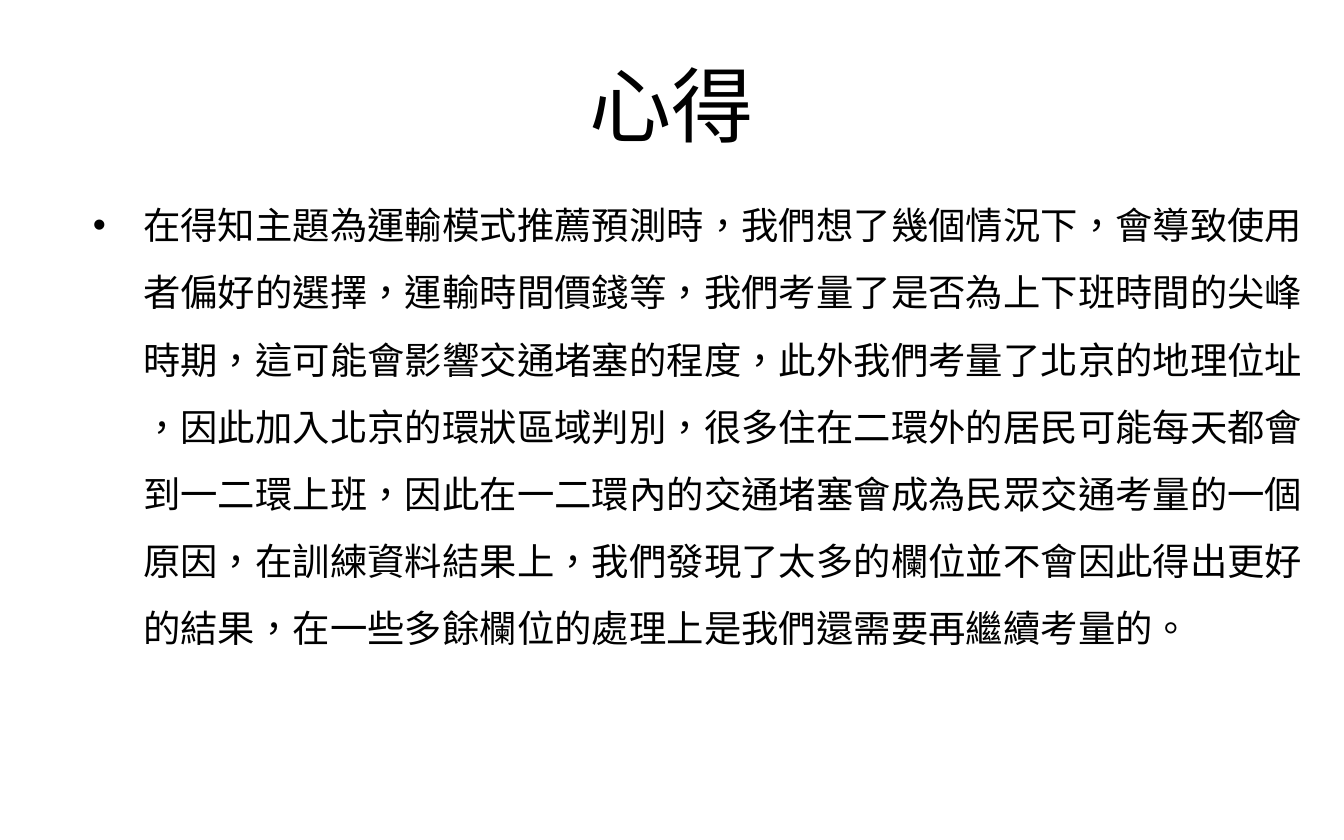
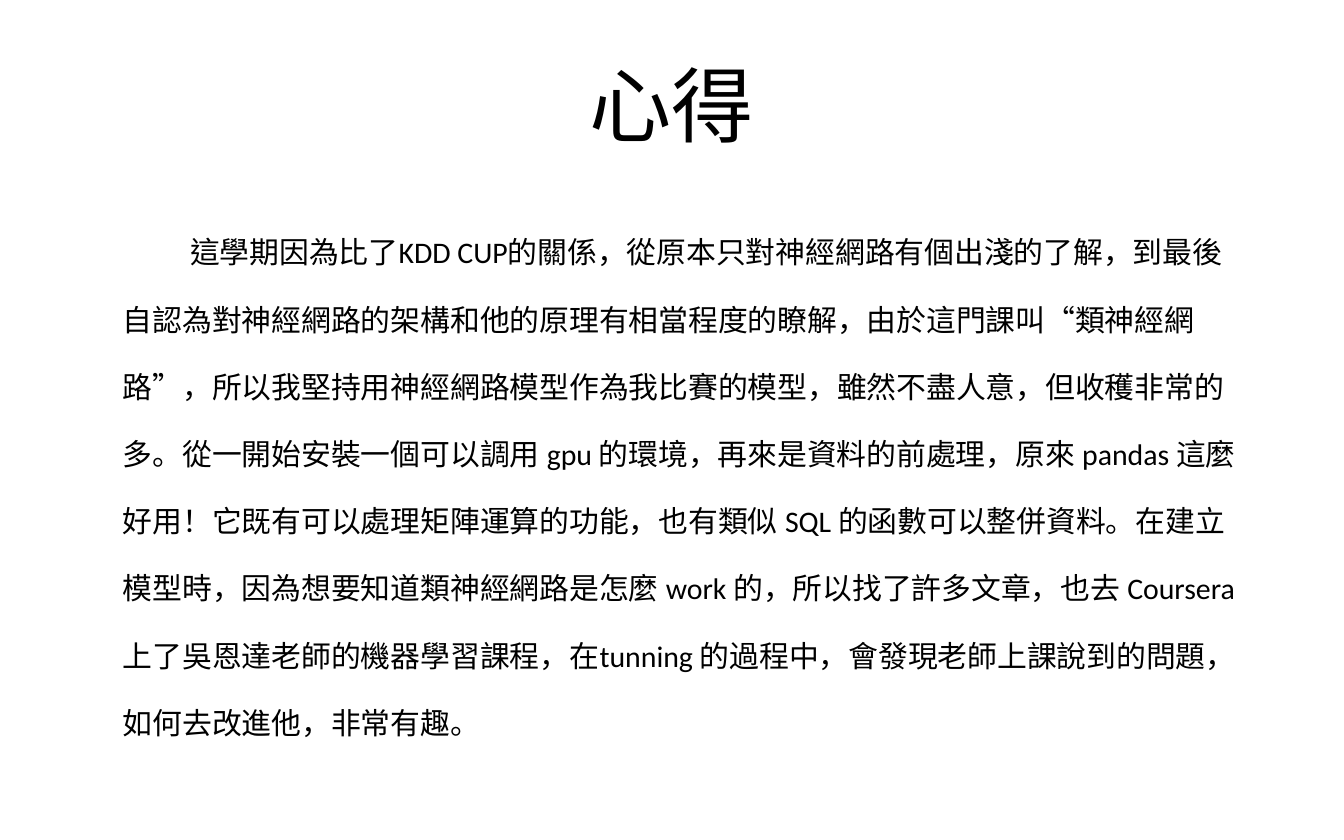
Before and after one commit to ntust-csie-islab/108-NN-homework2, a slide deck: slide 12 of M10715054/final-project-neuralnetwork.pptx. Drawn at 1344x840 pixels with LibreOffice and Linux fonts; fonts in the diff are those of the drawing; background and template pictures are left out. Boxes give left, top, right and bottom in pixels: in the first picture for what was removed or moved away, otherwise in the second. Text is boxed around its words. In the diff, an @@ line names an element or a change of style, - is before the commit and + after.

```diff
--- a/M10715054/final-project-neuralnetwork.pptx
+++ b/M10715054/final-project-neuralnetwork.pptx
@@ text removed at (143,207,1302,645) @@
-• 在得知主題為運輸模式推薦預測時，我們想了幾個情況下，會導致使用者偏好的選擇，運輸時間價錢等，我們考量了是否為上下班時間的尖峰時期，這可能會影響交通堵塞的程度，此外我們考量了北京的地理位址 ，因此加入北京的環狀區域判別，很多住在二環外的居民可能每天都會到一二環上班，因此在一二環內的交通堵塞會成為民眾交通考量的一個原因，在訓練資料結果上，我們發現了太多的欄位並不會因此得出更好的結果，在一些多餘欄位的處理上是我們還需要再繼續考量的。
@@ text added at (123,237,1236,737), 16 pt, text #000000 @@
+這學期因為比了KDD CUP的關係，從原本只對神經網路有個出淺的了解，到最後自認為對神經網路的架構和他的原理有相當程度的瞭解，由於這門課叫“類神經網路”，所以我堅持用神經網路模型作為我比賽的模型，雖然不盡人意，但收穫非常的多。從一開始安裝一個可以調用 gpu 的環境，再來是資料的前處理，原來 pandas 這麼好用！它既有可以處理矩陣運算的功能，也有類似 SQL 的函數可以整併資料。在建立模型時，因為想要知道類神經網路是怎麼 work 的，所以找了許多文章，也去 Coursera 上了吳恩達老師的機器學習課程，在tunning 的過程中，會發現老師上課說到的問題，如何去改進他，非常有趣。
```
Also in this commit, not shown: 1 other file.
